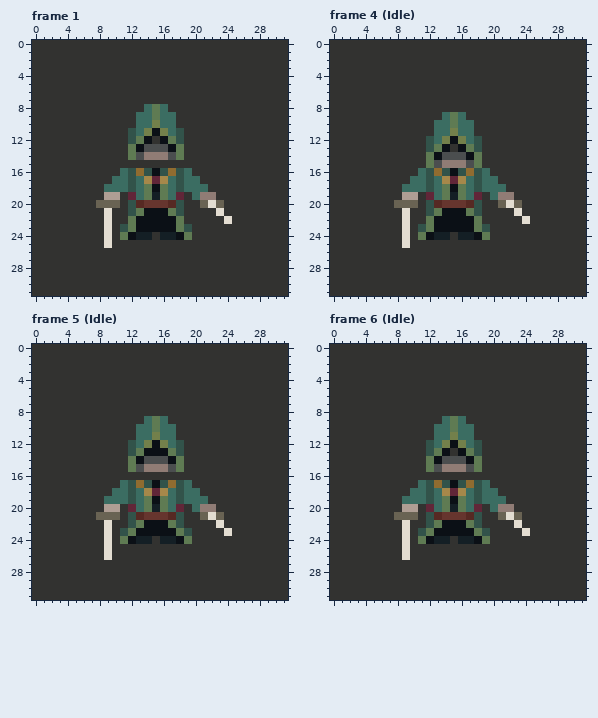
Edited in one commit: pixel-art file (Assets/Sprites/Hero.ase). Above, as it was before the edit.
32x32 pixels, 33 frames. Colours within 5 levels of each other are drawn and written as one. Shown: frame 1, frame 4 (Idle), frame 5 (Idle), frame 6 (Idle). The commit also changed other frames, which this record leaves out.
The result:
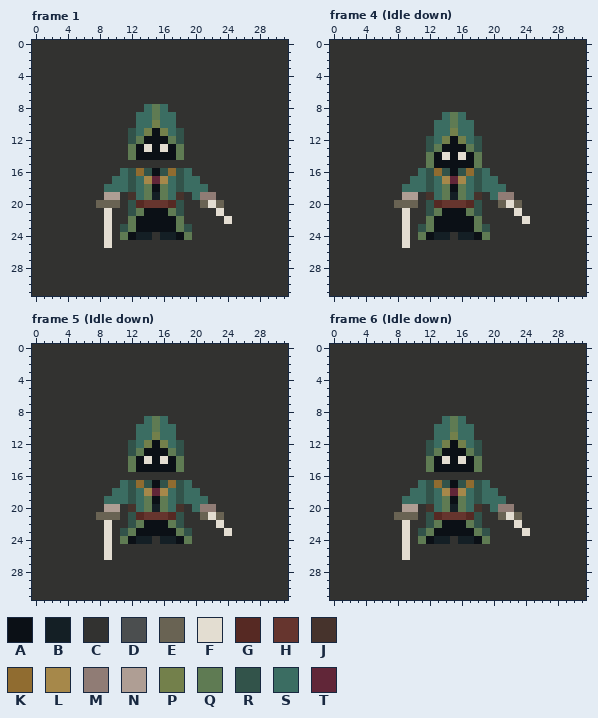
Palette (. is transparent): A #0b1016  B #141f25  C #323230  D #4b4e4f  E #696353  F #e3ddd1  G #562923  H #66352e  J #46332c  K #906c30  L #a6884a  M #907c75  N #af9e94  P #73804b  Q #5f7b53  R #32534a  S #3b6d62  T #612638
From old to new:
--- frame 1, layers "head", "char"
@@ x 11..19 @@
 11 CRSPAPSRC
-12 CRQACAQRC
-13 CQADDDAQC
-14 CQDMMMDQC
+12 CRQAAAQRC
+13 CQAFAFAQC
+14 CQAAAAAQC
 15 CCCCCCCCC
@@ x 10..20 @@
 18 SSRSQAQSRSS
-19 NCTSQBQSTCS
+19 NCJSQBQSJCS
 20 ECRGHHHGRCC
--- frame 4 (Idle down), layers "head", "char"
@@ x 11..19 @@
 12 CRSPAPSRC
-13 CRQACAQRC
-14 CQADDDAQC
-15 CQDMMMDQC
+13 CRQAAAQRC
+14 CQAFAFAQC
+15 CQAAAAAQC
 16 SRKRARKRS
@@ x 10..20 @@
 18 SSRSQAQSRSS
-19 NCTSQBQSTCS
+19 NCJSQBQSJCS
 20 ECRGHHHGRCC
--- frame 5 (Idle down), layers "head", "char"
@@ x 11..19 @@
 13 CRQAAAQRC
-14 CQADDDAQC
-15 CQDMMMDQC
+14 CQAFAFAQC
+15 CQAAAAAQC
 16 CCCCCCCCC
@@ x 10..20 @@
 19 SSRSQAQSRSS
-20 NCTSQBQSTCS
+20 NCJSQBQSJCS
 21 ECRGHHHGRCC
--- frame 6 (Idle down), layers "head", "char"
@@ x 11..19 @@
 12 CRSPAPSRC
-13 CRQACAQRC
-14 CQADDDAQC
-15 CQDMMMDQC
+13 CRQAAAQRC
+14 CQAFAFAQC
+15 CQAAAAAQC
 16 CCCCCCCCC
@@ x 10..20 @@
 19 SSRSQAQSRSS
-20 NCTSQBQSTCS
+20 NCJSQBQSJCS
 21 ECRGHHHGRCC
